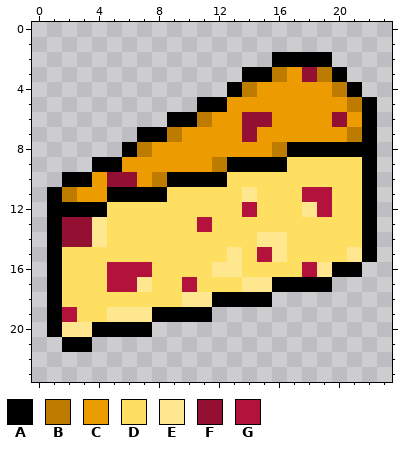
Two versions of one pixel-art sprite, src/img/dishes/spicy-cheese.png. That is the earlier state.
The file is 24x24 pixels.
Palette (. is transparent): A #000000  B #bd7b00  C #ec9c00  D #ffdf62  E #ffe78f  F #941033  G #b2123c
Pixels before, first column x 1:
 2 ...............AAAA...
 3 .............AABCFBA..
 4 ............ABCCCCCBA.
 5 ..........AACCCCCCCCBA
 6 ........AABCCFFCCCCFCA
 7 ......AABCCCCFCCCCCCBA
 8 .....ABCCCCCCCCBAAAAAA
 9 ...AACCCCCCBAAAADDDDDA
10 .AACFFCBAAAADDDDDDDDDA
11 ABCCAAAADDDDDEDDDGGDDA
12 AAAADDDDDDDDDGDDDEGDDA
13 AFFEDDDDDDGDDDDDDDDDDA
14 AFFEDDDDDDDDDDEEDDDDDA
15 ADDDDDDDDDDDEDGEDDDDEA
16 ADDDGGGDDDDEEDDDDGEAA.
17 ADDDGGEDDGDDDEEAAAA...
18 ADDDDDDDDEEAAAA.......
19 AGDDEEEAAAA...........
20 AEEAAAA...............
21 .AA...................
New version:
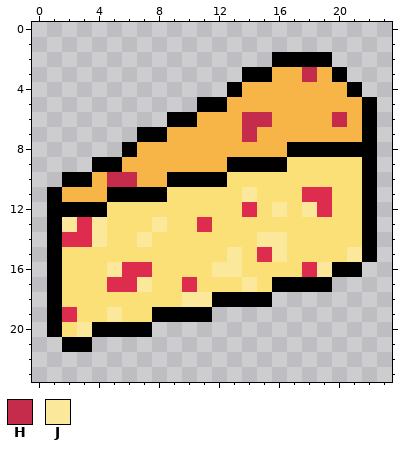
Colours new in this view: H #c52b4a  J #fbe89a
The edit:
Colour C changes from #ec9c00 to #f7b547.
Colour D changes from #ffdf62 to #fae076.
Colour G changes from #b2123c to #dd2c4e.
The edit turns colour B into colour C in row 3 at x 16 and 19; in row 4 at x 14 and 20; in row 5 at x 21; in row 6 at x 11; in row 7 at x 9 and 21; in row 8 at x 7 and 16.
The edit turns colour B into colour C in row 9 at x 12; in row 10 at x 8; in row 11 at x 2.
The edit turns colour E into colour D in row 17 at x 15; in row 19 at x 6 to 7; in row 20 at x 2.
The edit turns colour F into colour G in row 13 at x 3; in row 14 at x 2 to 3.
The edit turns colour F into colour H in row 3 at x 18; in row 6 at x 14 to 15 and 20; in row 7 at x 14; in row 10 at x 5 to 6.
The edit turns colour D into colour J in row 12 at x 16; in row 13 at x 8; in row 14 at x 7.
The edit turns colour E into colour J in row 11 at x 14; in row 12 at x 18; in row 13 at x 4; in row 14 at x 4 and 15 to 16; in row 15 at x 13, 16 and 21; in row 16 at x 12 to 13 and 19.
The edit turns colour E into colour J in row 17 at x 7 and 14; in row 18 at x 10 to 11; in row 19 at x 5; in row 20 at x 3.
The edit turns colour F into colour J in row 13 at x 2.
The edit turns colour G into colour J in row 16 at x 5.
